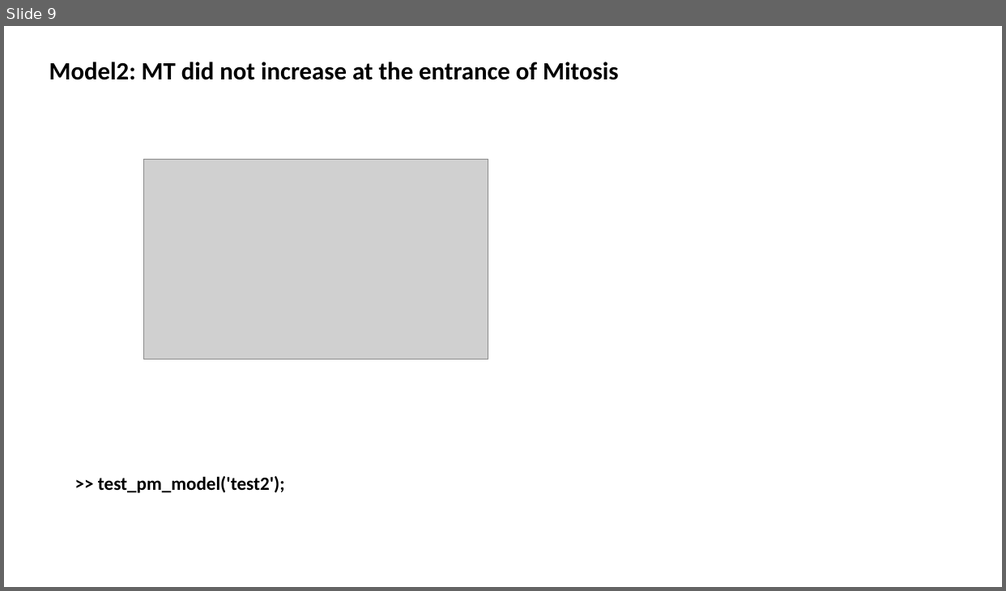
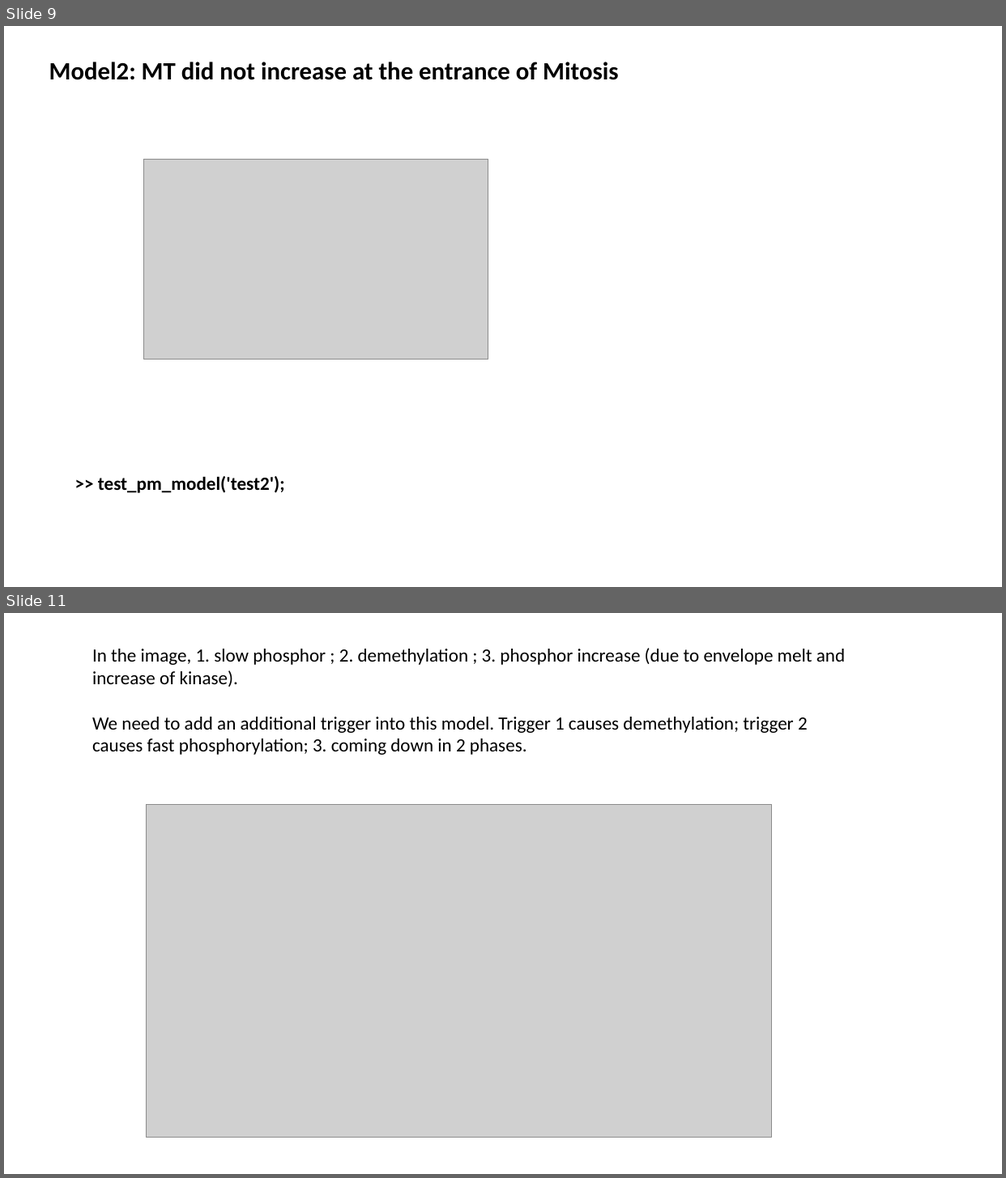
Before and after one commit to lu6007/fluocell, a slide deck: app/model/result_0211_2017.pptx. Shown one above the other, each under a label of ours: slide 9 before the commit, slides 9 and 11 after it; the slides between them are not shown. The pictures are 1006x591 and 1006x1178 pixels, drawn with LibreOffice and Linux fonts; fonts in the diff are those of the drawing; grey boxes stand for pictures. Boxes give left, top, right and bottom in pixels: in the first picture for what was removed or moved away, otherwise in the second. Text is boxed around its words. In the diff, an @@ line names an element or a change of style, - is before the commit and + after.

```diff
--- a/app/model/result_0211_2017.pptx
+++ b/app/model/result_0211_2017.pptx
@@ slide 11 added at (x1=4, y1=613, x2=1002, y2=1174), background #FFFFFF @@
@@ text added at (x1=92, y1=648, x2=845, y2=755), 18 pt, text #000000 @@
+In the image, 1. slow phosphor ; 2. demethylation ; 3. phosphor increase (due to envelope melt and increase of kinase).
+We need to add an additional trigger into this model. Trigger 1 causes demethylation; trigger 2 causes fast phosphorylation; 3. coming down in 2 phases.
@@ picture added at (x1=147, y1=805, x2=771, y2=1137) @@
```
Also in this commit, not shown: 3 slides changed, 29 other files.
